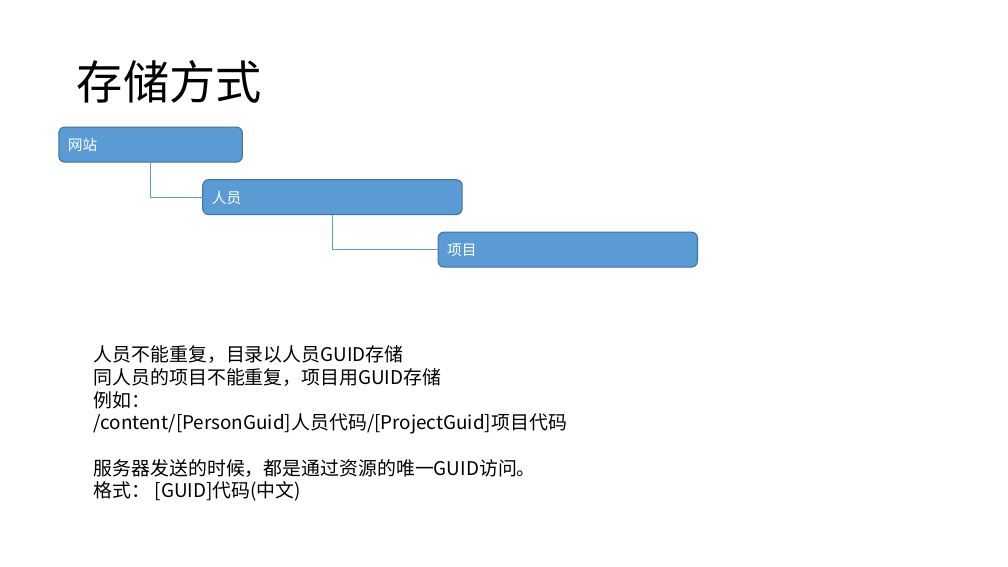
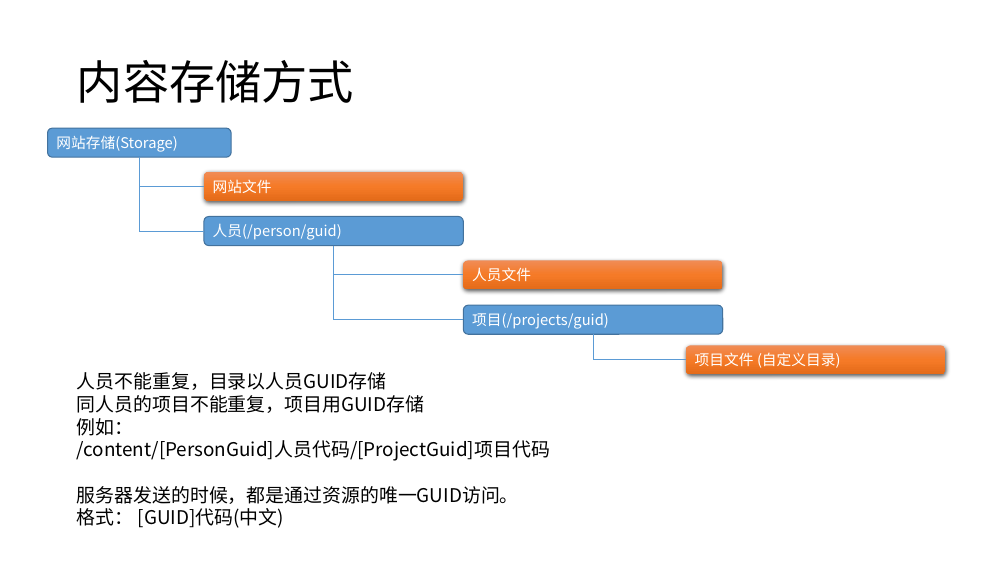
Before and after one commit to favedit/MoCloud3d, a slide deck: slide 6 of Document/5-设计管理/2-数据/数据存储-160112.pptx. Drawn at 1008x567 pixels with LibreOffice and Linux fonts; fonts in the diff are those of the drawing. Boxes give left, top, right and bottom in pixels: in the first picture for what was removed or moved away, otherwise in the second. Text is boxed around its words. In the diff, an @@ line names an element or a change of style, - is before the commit and + after.

```diff
--- a/Document/5-设计管理/2-数据/数据存储-160112.pptx
+++ b/Document/5-设计管理/2-数据/数据存储-160112.pptx
@@ title at [77, 60, 354, 103]: text changed @@
-存储方式
+内容存储方式
@@ rounded rectangle "网站存储(Storage)": place and size @@
-rounded rectangle "网站存储(Storage)" at [59, 127, 243, 162]
+rounded rectangle "网站存储(Storage)" at [48, 128, 231, 157]
@@ text in rounded rectangle at [56, 135, 177, 152]: text changed @@
-网站
+网站存储(Storage)
@@ elbow line moved from (150, 163) - (203, 197) to (139, 157) - (204, 231) @@
@@ elbow line added from (139, 157) to (204, 186), #5B9BD5 1 pt @@
@@ rounded rectangle added at [204, 172, 464, 200], fill gradient #F18C57 to #F67B28 to #E56C19, 14 pt, text #FFFFFF @@
+网站文件
@@ rounded rectangle "人员(/person/guid)": place and size @@
-rounded rectangle "人员(/person/guid)" at [203, 180, 462, 215]
+rounded rectangle "人员(/person/guid)" at [204, 216, 464, 245]
@@ text in rounded rectangle at [213, 224, 342, 240]: text changed @@
-人员
+人员(/person/guid)
@@ elbow line moved from (333, 215) - (439, 250) to (333, 246) - (464, 320) @@
@@ elbow line added from (333, 246) to (464, 275), #5B9BD5 1 pt @@
@@ rounded rectangle added at [464, 260, 723, 289], fill gradient #F18C57 to #F67B28 to #E56C19, 14 pt, text #FFFFFF @@
+人员文件
@@ rounded rectangle "项目(/projects/guid)": place and size @@
-rounded rectangle "项目(/projects/guid)" at [439, 232, 698, 267]
+rounded rectangle "项目(/projects/guid)" at [464, 306, 723, 334]
@@ text in rounded rectangle at [472, 313, 609, 329]: text changed @@
-项目
+项目(/projects/guid)
@@ elbow line added from (593, 334) to (686, 360), #5B9BD5 1 pt @@
@@ rounded rectangle added at [686, 346, 945, 374], fill gradient #F18C57 to #F67B28 to #E56C19, 14 pt, text #FFFFFF @@
+项目文件 (自定义目录)
@@ text "人员不能重复，目录以人员GUID存储": place and size @@
-text "人员不能重复，目录以人员GUID存储" at [94, 345, 567, 501]
+text "人员不能重复，目录以人员GUID存储" at [77, 372, 550, 528]
```
Also in this commit, not shown: 3 other slides changed, 3 slides added, 1 other file.
